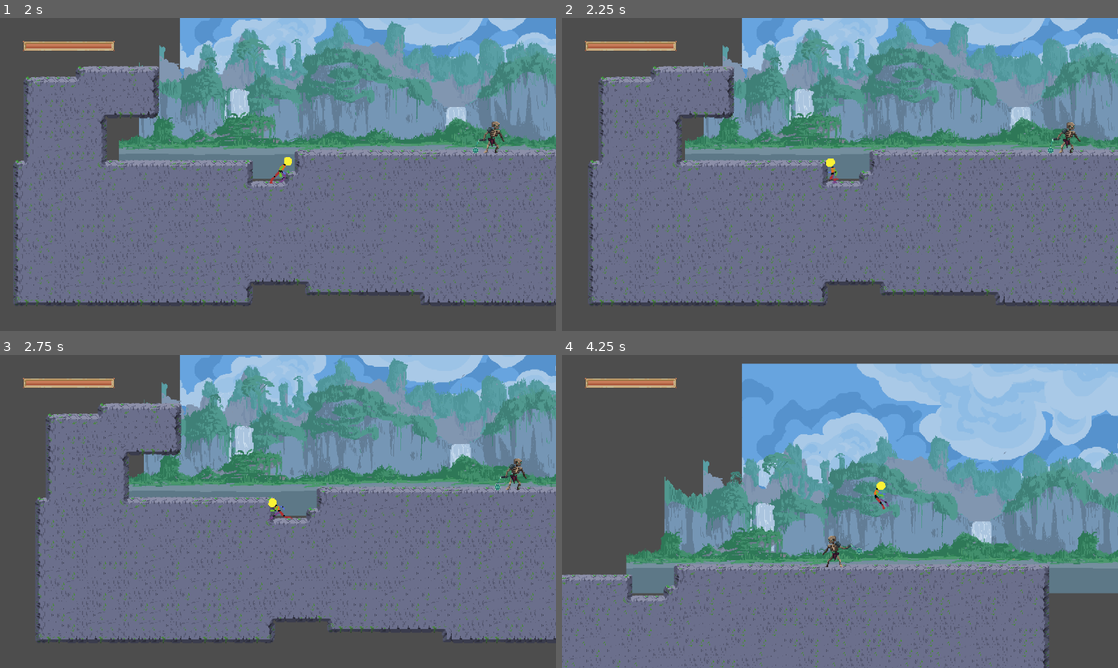
Above: before the commit, frames 1-4 (two rows, left to right).
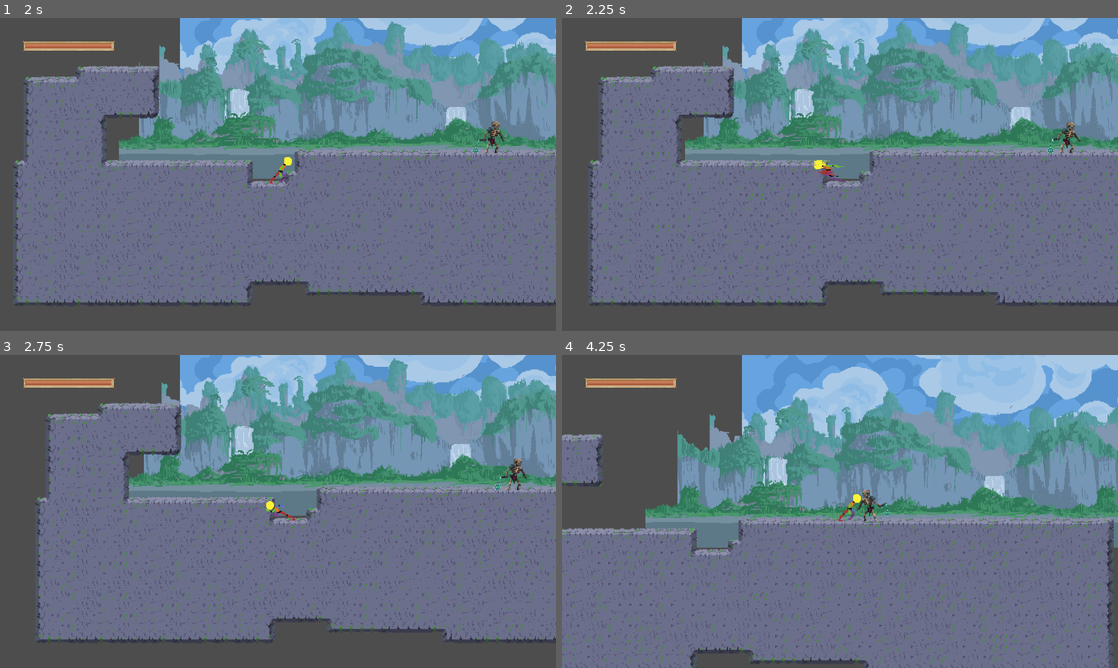
Above: after the commit, the same moments.

Repository: FaroukJGRNT/Shattered-Eternity
Game: Godot game, scene res://scenes/level.tscn
The game is run twice, just before and just after one commit, with the same random seed, the same clock (stepped at 60 frames per second) and the same inputs. The engine's default icon, where the game draws it, is replaced by a stand-in: a white triangle on a blue panel in a dark square.
Inputs:
- Up to frame 1 (2 s): tap Enter (attack) at 0.5, 1.35 s; hold Right (right) from 0.53 s (still down); tap D (dash, bound only after the commit) at 0.6, 1.55 s; tap Space (jump) at 0.77, 1.52 s
- Up to frame 2 (2.25 s): release Right (right) at 2.03 s; hold Left (left) from 2.03 s (still down); tap D (dash, bound only after the commit) at 2.1 s
- Up to frame 3 (2.75 s): keep holding Left (left)
- Up to frame 4 (4.25 s): release Left (left) at 2.78 s; hold Right (right) from 2.78 s (still down); tap D (dash, bound only after the commit) at 2.85, 3.8 s; tap Space (jump) at 3.02, 3.77 s; tap Enter (attack) at 3.6 s

Frame 1 is identical in both runs. In frame 2, 0.2% of the frame differs, in the area x 45-51%, y 44-53%; in frame 3, 0.1%; in frame 4, 52%, in the area x 0-100%, y 0-100%.

Commit message:
fix: changed the dash input

Diff:
--- a/project.godot
+++ b/project.godot
@@ -56,6 +56,11 @@
 "events": [Object(InputEventKey,"resource_local_to_scene":false,"resource_name":"","device":-1,"window_id":0,"alt_press …(195 unchanged characters)…
 ]
 }
+dash={
+"deadzone": 0.2,
+"events": [Object(InputEventKey,"resource_local_to_scene":false,"resource_name":"","device":-1,"window_id":0,"alt_pressed":false,"shift_pressed":false,"ctrl_pressed":false,"meta_pressed":false,"pressed":false,"keycode":0,"physical_keycode":68,"key_label":0,"unicode":100,"location":0,"echo":false,"script":null)
+]
+}
 
 [rendering]
 
--- a/scenes/player.tscn
+++ b/scenes/player.tscn
@@ -275,7 +275,7 @@
 }],
 "loop": false,
 "name": &"slide",
-"speed": 11.0
+"speed": 10.0
 }]
 
 [sub_resource type="CapsuleShape2D" id="CapsuleShape2D_gl8cc"]
--- a/scripts/player.gd
+++ b/scripts/player.gd
@@ -55,7 +55,7 @@
 			velocity.x = AERIAL_SPEED
 		state = State.TRANSITIONNING
 		new_state = State.GOING_UP
-	if Input.is_action_just_pressed("down"):
+	if Input.is_action_just_pressed("dash"):
 		if direction != 0:
 			slide_direction = direction
 		else:
